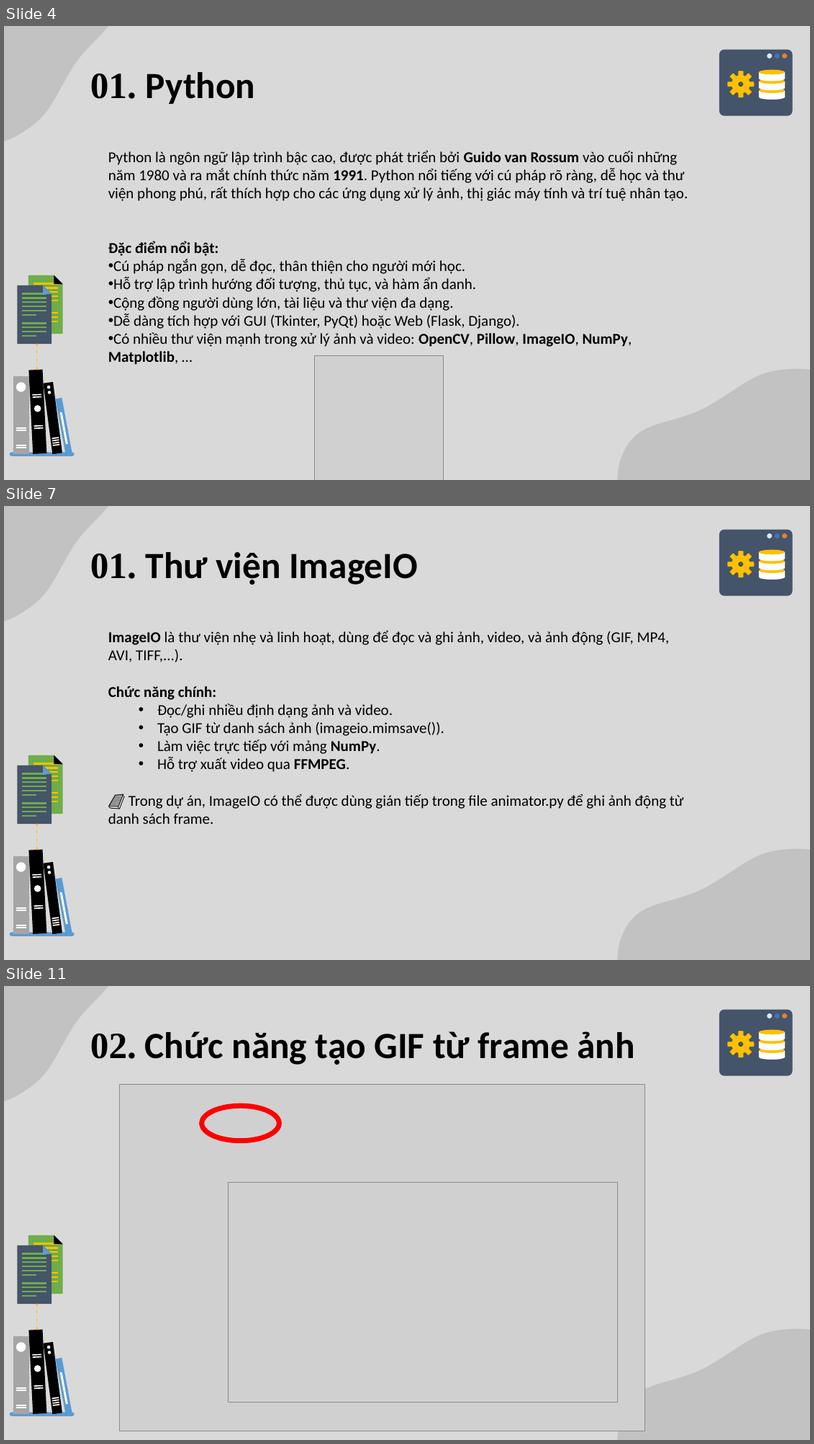
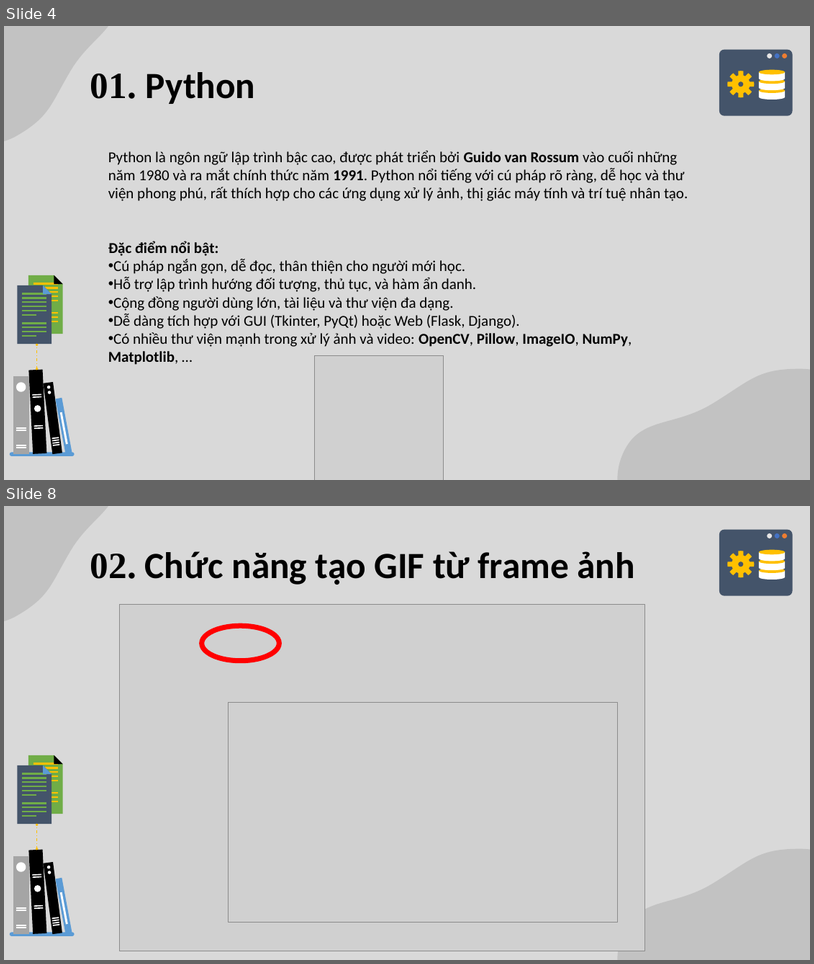
Before and after one commit to Duckkeip/xulyanh2, a slide deck: BaocaotieuluanPP.pptx. Shown one above the other, each under a label of ours: slides 4, 7 and 11 before the commit, slides 4 and 8 after it; the slides between them are not shown. The pictures are 814x1444 and 814x964 pixels, drawn with LibreOffice and Linux fonts; fonts in the diff are those of the drawing; grey boxes stand for pictures. Boxes give left, top, right and bottom in pixels: in the first picture for what was removed or moved away, otherwise in the second. Text is boxed around its words. In the diff, an @@ line names an element or a change of style, - is before the commit and + after.

```diff
--- a/BaocaotieuluanPP.pptx
+++ b/BaocaotieuluanPP.pptx
@@ slide 7 removed at (4,506,810,960), background #D9D9D9; not listed: 62 template elements that a slide beside it also shows @@
@@ text removed at (90,552,418,584) @@
-01. Thư viện ImageIO
@@ text removed at (108,630,684,824) @@
-ImageIO là thư viện nhẹ và linh hoạt, dùng để đọc và ghi ảnh, video, và ảnh động (GIF, MP4, AVI, TIFF,...).
-Chức năng chính:
-  • Đọc/ghi nhiều định dạng ảnh và video.
-  • Tạo GIF từ danh sách ảnh (imageio.mimsave()).
-  • Làm việc trực tiếp với mảng NumPy.
-  • Hỗ trợ xuất video qua FFMPEG.
-📘 Trong dự án, ImageIO có thể được dùng gián tiếp trong file animator.py để ghi ảnh động từ danh sách frame.
@@ what was slide 11 is now slide 8 @@
```
Also in this commit, not shown: 1 slide changed, 2 slides added, 4 other slides removed, 2 other files.
